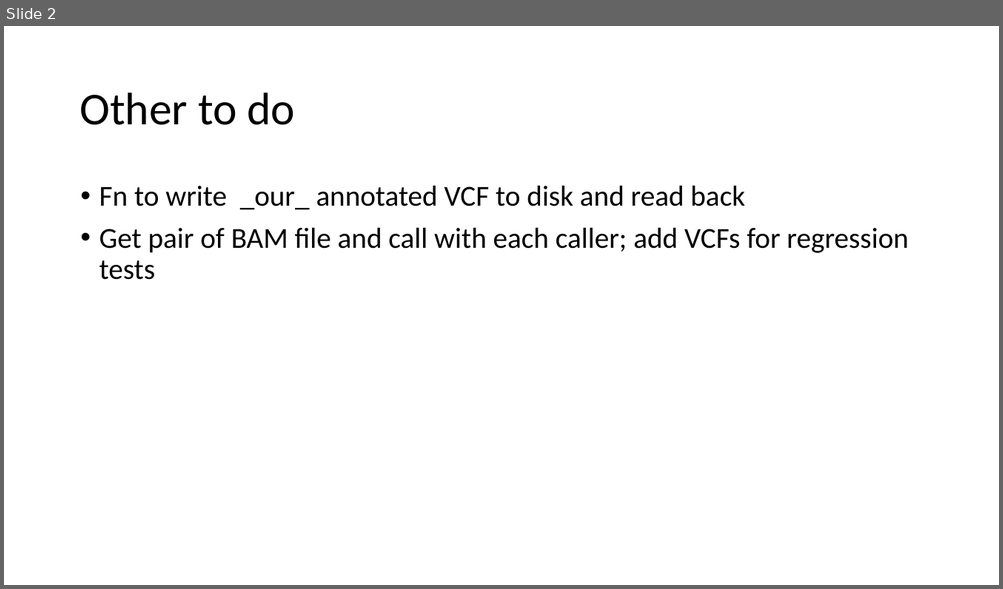
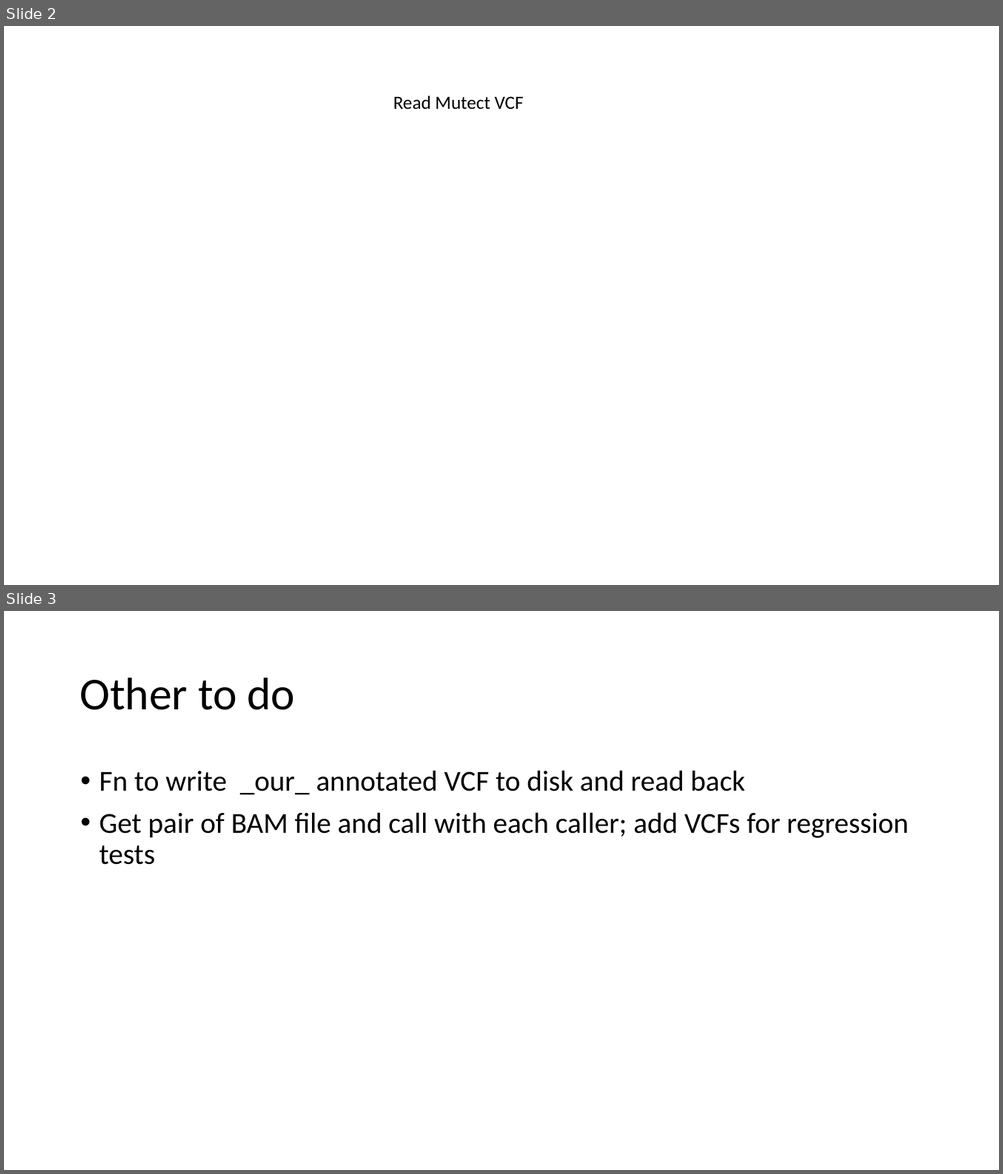
Before and after one commit to steverozen/ICAMS, a slide deck: data-raw/package_functionalities.pptx. Shown one above the other, each under a label of ours: slide 2 before the commit, slides 2 and 3 after it. The pictures are 1003x589 and 1003x1174 pixels, drawn with LibreOffice and Linux fonts; fonts in the diff are those of the drawing. Boxes give left, top, right and bottom in pixels: in the first picture for what was removed or moved away, otherwise in the second. Text is boxed around its words. In the diff, an @@ line names an element or a change of style, - is before the commit and + after.

Commit message:
Working on functions to process Mutect VCFs

```diff
--- a/data-raw/package_functionalities.pptx
+++ b/data-raw/package_functionalities.pptx
@@ slide 2 added at [4,26,999,585], background #FFFFFF @@
@@ text added at [393,96,523,110], 18 pt, text #000000 @@
+Read Mutect VCF
@@ what was slide 2 is now slide 3 @@
```
Also in this commit, not shown: 1 slide changed, 6 other files.
